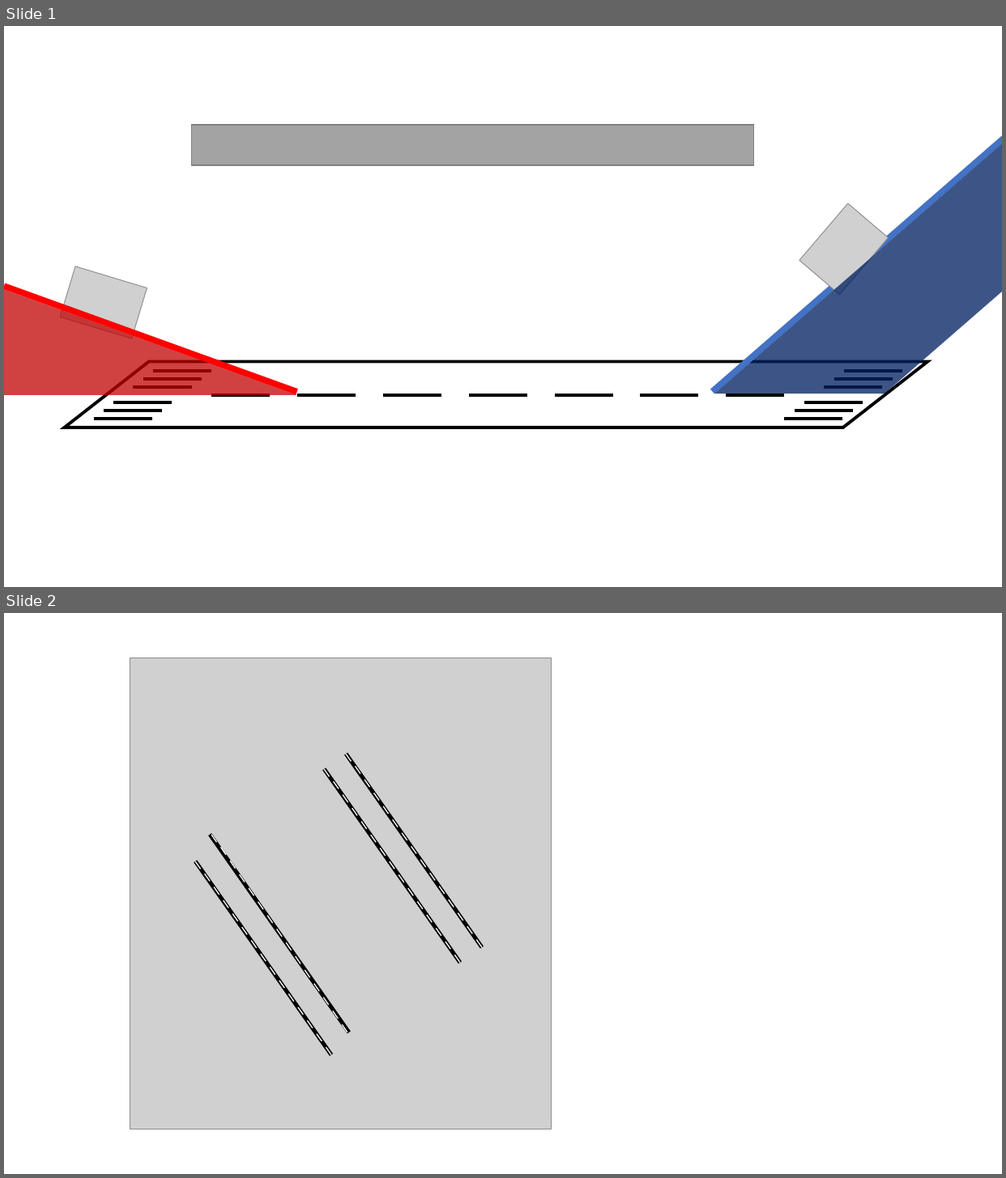
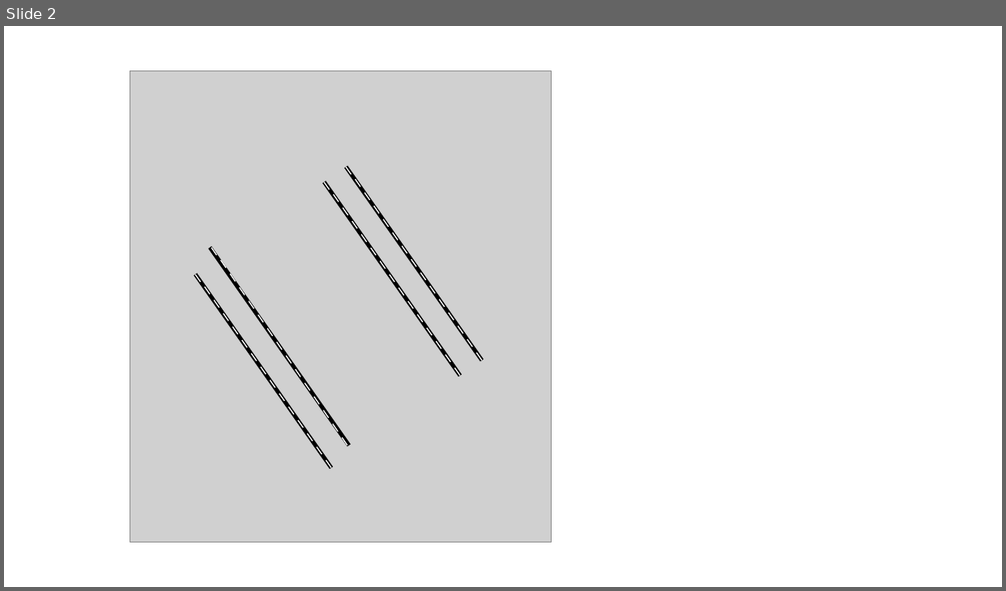
Before and after one commit to sanghyokhan/UAM_RWY-crossing, a slide deck: UAM_RWY_crossing.pptx. Shown one above the other, each under a label of ours: slides 1 and 2 before the commit, slide 2 after it. The pictures are 1006x1178 and 1006x591 pixels, drawn with LibreOffice and Linux fonts; fonts in the diff are those of the drawing; grey boxes stand for pictures. Boxes give left, top, right and bottom in pixels: in the first picture for what was removed or moved away, otherwise in the second. Text is boxed around its words. In the diff, an @@ line names an element or a change of style, - is before the commit and + after.

```diff
--- a/UAM_RWY_crossing.pptx
+++ b/UAM_RWY_crossing.pptx
@@ slide 1 removed at [4, 26, 1002, 587], background #FFFFFF @@
@@ parallelogram removed at [192, 125, 754, 165] @@
@@ line removed from (712, 392) to (1002, 137) @@
@@ parallelogram removed at [714, 139, 1002, 394] @@
@@ picture removed at [799, 203, 889, 295] @@
@@ picture removed at [60, 267, 147, 339] @@
@@ line removed from (4, 287) to (296, 392) @@
@@ triangle removed at [4, 289, 297, 395] @@
@@ parallelogram removed at [65, 362, 928, 428] @@
@@ line removed from (134, 387) to (192, 387) @@
@@ line removed from (143, 379) to (202, 379) @@
@@ line removed from (153, 371) to (211, 371) @@
@@ line removed from (825, 387) to (883, 387) @@
@@ line removed from (834, 379) to (893, 379) @@
@@ line removed from (844, 371) to (902, 371) @@
@@ line removed from (104, 411) to (162, 411) @@
@@ line removed from (113, 403) to (172, 403) @@
@@ line removed from (211, 395) to (270, 395) @@
@@ line removed from (297, 395) to (356, 395) @@
@@ line removed from (383, 395) to (441, 395) @@
@@ line removed from (469, 395) to (527, 395) @@
@@ line removed from (554, 395) to (612, 395) @@
@@ line removed from (641, 395) to (699, 395) @@
@@ line removed from (727, 395) to (785, 395) @@
@@ line removed from (795, 411) to (853, 411) @@
@@ line removed from (804, 403) to (863, 403) @@
@@ line removed from (94, 419) to (152, 419) @@
@@ line removed from (785, 419) to (843, 419) @@
```
Also in this commit, not shown: 1 slide added, 11 other files.
